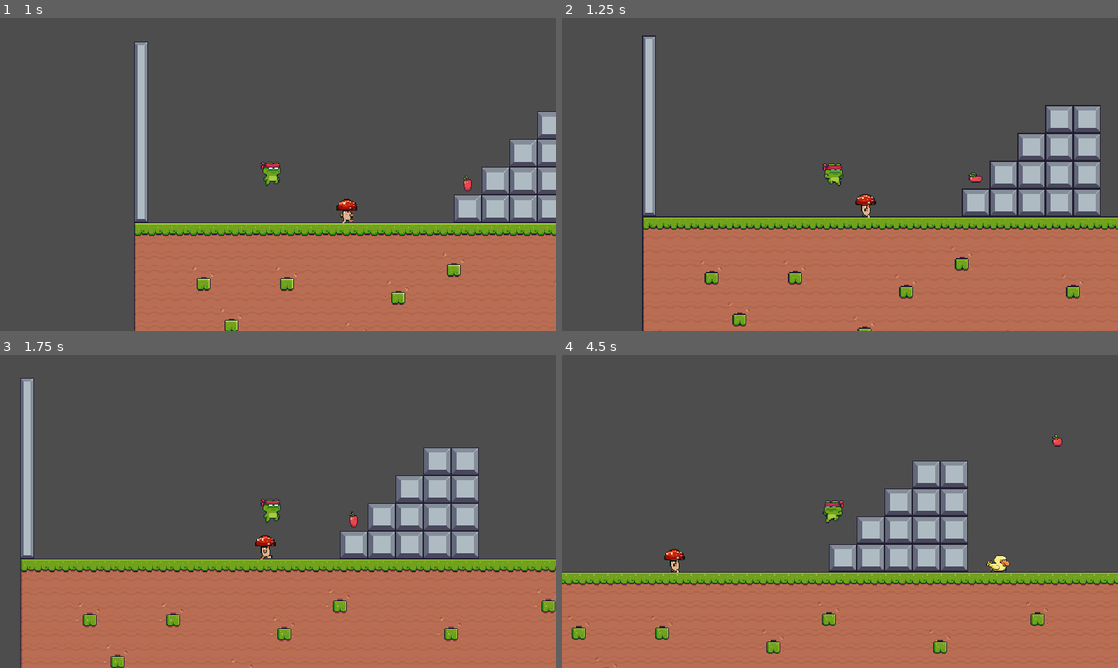
Above: before the commit, frames 1-4 (two rows, left to right).
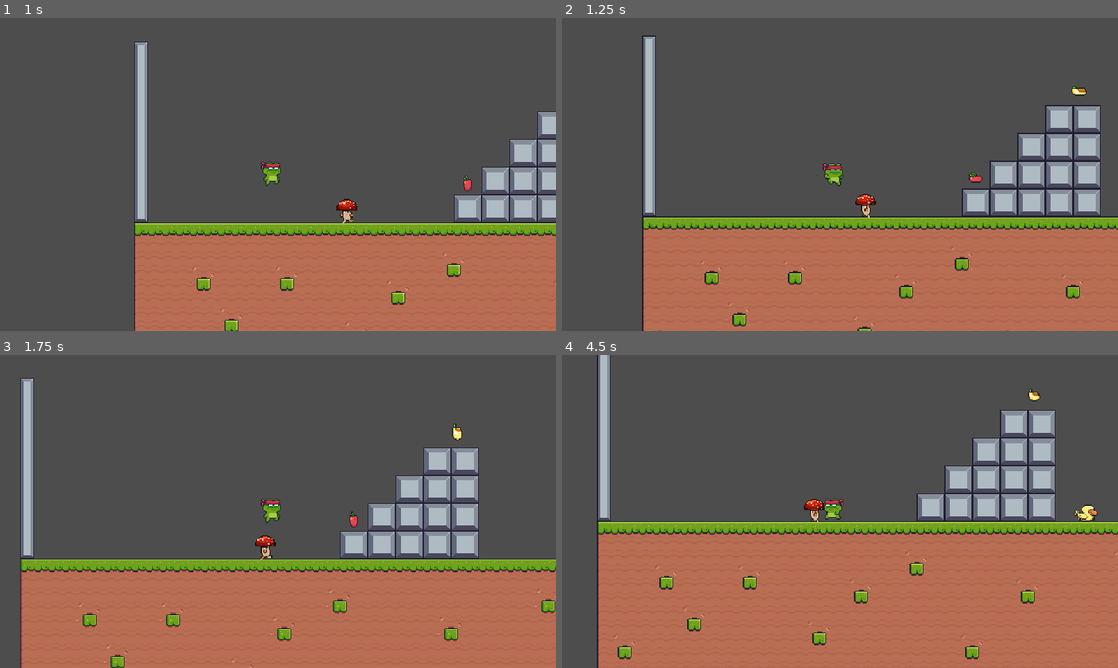
Above: after the commit, the same moments.

Repository: eduumach/first-godot-game
Game: Godot game, scene res://scenes/level_0.tscn
The game is run twice, just before and just after one commit, with the same random seed, the same clock (stepped at 60 frames per second) and the same inputs.
Inputs:
- Up to frame 1 (1 s): tap Enter (ui_accept) at 0.5 s; hold Right (ui_right) from 0.53 s (still down); tap Space (jump) at 0.77 s
- Up to frame 2 (1.25 s): keep holding Right (ui_right)
- Up to frame 3 (1.75 s): keep holding Right (ui_right); tap Space (jump) at 1.52 s
- Up to frame 4 (4.5 s): release Right (ui_right) at 2.03 s; hold Left (ui_left) 2.03-2.78 s; hold Right (ui_right) 2.78-4.28 s; tap Space (jump) at 3.02, 3.77 s; hold Left (ui_left) from 4.28 s (still down)

Frame 1 is identical in both runs. In frame 2, less than 0.1% of the frame differs, in the area x 91-95%, y 21-25%; in frame 3, less than 0.1%; in frame 4, 31%, in the area x 0-100%, y 0-100%.

Commit message:
feat: add chicken enemy and enhance fruit randomization

Diff:
--- /dev/null
+++ b/scenes/enimy/chicken.tscn
@@ -0,0 +1,128 @@
+[gd_scene load_steps=19 format=3 uid="uid://dnkababljbalt"]
+
+[ext_resource type="Script" uid="uid://bhgjrvaxr442p" path="res://scenes/enimy/mushroom.gd" id="1_8rlmc"]
+[ext_resource type="Texture2D" uid="uid://bc1aijmt7y7ju" path="res://assets/Enemy/Chicken/Run (32x34).png" id="2_8rlmc"]
+
+[sub_resource type="AtlasTexture" id="AtlasTexture_nvat2"]
+atlas = ExtResource("2_8rlmc")
+region = Rect2(0, 0, 32, 34)
+
+[sub_resource type="AtlasTexture" id="AtlasTexture_uog1n"]
+atlas = ExtResource("2_8rlmc")
+region = Rect2(32, 0, 32, 34)
+
+[sub_resource type="AtlasTexture" id="AtlasTexture_huaoh"]
+atlas = ExtResource("2_8rlmc")
+region = Rect2(64, 0, 32, 34)
+
+[sub_resource type="AtlasTexture" id="AtlasTexture_es24y"]
+atlas = ExtResource("2_8rlmc")
+region = Rect2(96, 0, 32, 34)
+
+[sub_resource type="AtlasTexture" id="AtlasTexture_1uiwu"]
+atlas = ExtResource("2_8rlmc")
+region = Rect2(128, 0, 32, 34)
+
+[sub_resource type="AtlasTexture" id="AtlasTexture_11pg7"]
+atlas = ExtResource("2_8rlmc")
+region = Rect2(160, 0, 32, 34)
+
+[sub_resource type="AtlasTexture" id="AtlasTexture_eg7nd"]
+atlas = ExtResource("2_8rlmc")
+region = Rect2(192, 0, 32, 34)
+
+[sub_resource type="AtlasTexture" id="AtlasTexture_foi15"]
+atlas = ExtResource("2_8rlmc")
+region = Rect2(224, 0, 32, 34)
+
+[sub_resource type="AtlasTexture" id="AtlasTexture_jbhoq"]
+atlas = ExtResource("2_8rlmc")
+region = Rect2(256, 0, 32, 34)
+
+[sub_resource type="AtlasTexture" id="AtlasTexture_ix8cb"]
+atlas = ExtResource("2_8rlmc")
+region = Rect2(288, 0, 32, 34)
+
+[sub_resource type="AtlasTexture" id="AtlasTexture_kip0g"]
+atlas = ExtResource("2_8rlmc")
+region = Rect2(320, 0, 32, 34)
+
+[sub_resource type="AtlasTexture" id="AtlasTexture_7sn6h"]
+atlas = ExtResource("2_8rlmc")
+region = Rect2(352, 0, 32, 34)
+
+[sub_resource type="AtlasTexture" id="AtlasTexture_a7pr6"]
+atlas = ExtResource("2_8rlmc")
+region = Rect2(384, 0, 32, 34)
+
+[sub_resource type="AtlasTexture" id="AtlasTexture_7ldel"]
+atlas = ExtResource("2_8rlmc")
+region = Rect2(416, 0, 32, 34)
+
+[sub_resource type="SpriteFrames" id="SpriteFrames_11t0p"]
+animations = [{
+"frames": [{
+"duration": 1.0,
+"texture": SubResource("AtlasTexture_nvat2")
+}, {
+"duration": 1.0,
+"texture": SubResource("AtlasTexture_uog1n")
+}, {
+"duration": 1.0,
+"texture": SubResource("AtlasTexture_huaoh")
+}, {
+"duration": 1.0,
+"texture": SubResource("AtlasTexture_es24y")
+}, {
+"duration": 1.0,
+"texture": SubResource("AtlasTexture_1uiwu")
+}, {
+"duration": 1.0,
+"texture": SubResource("AtlasTexture_11pg7")
+}, {
+"duration": 1.0,
+"texture": SubResource("AtlasTexture_eg7nd")
+}, {
+"duration": 1.0,
+"texture": SubResource("AtlasTexture_foi15")
+}, {
+"duration": 1.0,
+"texture": SubResource("AtlasTexture_jbhoq")
+}, {
+"duration": 1.0,
+"texture": SubResource("AtlasTexture_ix8cb")
+}, {
+"duration": 1.0,
+"texture": SubResource("AtlasTexture_kip0g")
+}, {
+"duration": 1.0,
+"texture": SubResource("AtlasTexture_7sn6h")
+}, {
+"duration": 1.0,
+"texture": SubResource("AtlasTexture_a7pr6")
+}, {
+"duration": 1.0,
+"texture": SubResource("AtlasTexture_7ldel")
+}],
+"loop": true,
+"name": &"run",
+"speed": 16.0
+}]
+
+[sub_resource type="CapsuleShape2D" id="CapsuleShape2D_jokqs"]
+height = 22.0
+
+[node name="Chicken" type="CharacterBody2D"]
+script = ExtResource("1_8rlmc")
+
+[node name="AnimatedSprite2D" type="AnimatedSprite2D" parent="."]
+scale = Vector2(0.8, 0.8)
+sprite_frames = SubResource("SpriteFrames_11t0p")
+animation = &"run"
+frame_progress = 0.50082
+
+[node name="CollisionShape2D" type="CollisionShape2D" parent="."]
+position = Vector2(0, -1)
+shape = SubResource("CapsuleShape2D_jokqs")
+
+[node name="DirectionTimer" type="Timer" parent="."]
--- a/scenes/fruit_random.gd
+++ b/scenes/fruit_random.gd
@@ -1,11 +1,24 @@
 extends Node2D
 
+class_name FruitRandom
+@onready var animation_player: AnimationPlayer = $AnimationPlayer
+@onready var sprite_2d: Sprite2D = $Sprite2D
 
-# Called when the node enters the scene tree for the first time.
-func _ready() -> void:
-	pass # Replace with function body.
+signal fruit_eaten
+
+@export var list_fruits: Array[Texture2D]
 
 
-# Called every frame. 'delta' is the elapsed time since the previous frame.
+func _ready() -> void:
+	var n = randi_range(0, list_fruits.size()-1)
+	sprite_2d.texture = list_fruits[n]
+
+
+
 func _process(delta: float) -> void:
-	pass
+	animation_player.play("apple")
+
+
+func _on_area_2d_body_entered(body: Node2D) -> void:
+	fruit_eaten.emit()
+	queue_free()
--- a/scenes/fruit_random.tscn
+++ b/scenes/fruit_random.tscn
@@ -1,7 +1,15 @@
-[gd_scene load_steps=7 format=3 uid="uid://sk76k71qbfju"]
+[gd_scene load_steps=15 format=3 uid="uid://sk76k71qbfju"]
 
 [ext_resource type="Script" uid="uid://csi5qvun0noy2" path="res://scenes/fruit_random.gd" id="1_vceu4"]
 [ext_resource type="Texture2D" uid="uid://bqs3w6oyq4lxh" path="res://assets/Items/Fruits/Apple.png" id="2_gmr6b"]
+[ext_resource type="Texture2D" uid="uid://dsq2vm7te4g6y" path="res://assets/Items/Fruits/Orange.png" id="2_vceu4"]
+[ext_resource type="Texture2D" uid="uid://b3xji6lsdtm3r" path="res://assets/Items/Fruits/Bananas.png" id="3_flc2f"]
+[ext_resource type="Texture2D" uid="uid://b018cuijq8xcw" path="res://assets/Items/Fruits/Cherries.png" id="4_x57xx"]
+[ext_resource type="Texture2D" uid="uid://k8iisx3biixc" path="res://assets/Items/Fruits/Collected.png" id="5_47o8i"]
+[ext_resource type="Texture2D" uid="uid://cikr25m15smui" path="res://assets/Items/Fruits/Kiwi.png" id="6_7biwe"]
+[ext_resource type="Texture2D" uid="uid://dhvubu8lk4jfe" path="res://assets/Items/Fruits/Melon.png" id="7_vc4uv"]
+[ext_resource type="Texture2D" uid="uid://bjtcri4gtxunj" path="res://assets/Items/Fruits/Pineapple.png" id="9_hlvd3"]
+[ext_resource type="Texture2D" uid="uid://ckapdtnho13dn" path="res://assets/Items/Fruits/Strawberry.png" id="10_ryj5c"]
 
 [sub_resource type="Animation" id="Animation_t2alg"]
 length = 0.001
@@ -47,9 +55,10 @@
 
 [node name="Fruit Random" type="Node2D"]
 script = ExtResource("1_vceu4")
+list_fruits = Array[Texture2D]([ExtResource("2_gmr6b"), ExtResource("3_flc2f"), ExtResource("4_x57xx"), ExtResource("5_47o8i"), ExtResource("6_7biwe"), ExtResource("7_vc4uv"), ExtResource("2_vceu4"), ExtResource("9_hlvd3"), ExtResource("10_ryj5c")])
 
 [node name="Sprite2D" type="Sprite2D" parent="."]
-texture = ExtResource("2_gmr6b")
+texture = ExtResource("2_vceu4")
 hframes = 17
 
 [node name="AnimationPlayer" type="AnimationPlayer" parent="."]
--- a/scenes/level_0.gd
+++ b/scenes/level_0.gd
@@ -4,13 +4,15 @@
 @onready var itens: Node2D = $Itens
 
 var num_fruit:int = 0
+var initial_position = Vector2(60, 179)
 
 func _ready() -> void:
 	for item in itens.get_children():
-		if item is Fruit:
+		if item is Fruit or FruitRandom:
 			item.fruit_eaten.connect(_on_fruit_eaten)
 
 
 func _on_fruit_eaten():
 	num_fruit += 1
+	player.global_position = initial_position
 	print("Já comeu ", num_fruit)
--- a/scenes/level_0.tscn
+++ b/scenes/level_0.tscn
@@ -8,7 +8,9 @@
 [ext_resource type="Texture2D" uid="uid://c5aw6mmn267v5" path="res://assets/Main Characters/ninja_frog_spritesheet.png" id="5_qjcqe"]
 [ext_resource type="PackedScene" uid="uid://dalsendfxn0bi" path="res://scenes/fruit.tscn" id="7_rhhhf"]
 [ext_resource type="PackedScene" uid="uid://b6nswujfrgagg" path="res://scenes/enimy/mushroom.tscn" id="8_qjcqe"]
+[ext_resource type="PackedScene" uid="uid://sk76k71qbfju" path="res://scenes/fruit_random.tscn" id="8_sk60w"]
 [ext_resource type="PackedScene" uid="uid://u1upsankirfw" path="res://scenes/enimy/duck.tscn" id="9_jv3i5"]
+[ext_resource type="PackedScene" uid="uid://dnkababljbalt" path="res://scenes/enimy/chicken.tscn" id="10_ll25s"]
 
 [sub_resource type="CapsuleShape2D" id="CapsuleShape2D_rerym"]
 radius = 9.0
@@ -190,6 +192,9 @@
 [node name="Fruit4" parent="Itens" instance=ExtResource("7_rhhhf")]
 position = Vector2(1966, 299)
 
+[node name="Fruit Random" parent="Itens" instance=ExtResource("8_sk60w")]
+position = Vector2(510, 52)
+
 [node name="enemy" type="Node2D" parent="."]
 
 [node name="Mushroom" parent="enemy" instance=ExtResource("8_qjcqe")]
@@ -197,3 +202,9 @@
 
 [node name="Duck" parent="enemy" instance=ExtResource("9_jv3i5")]
 position = Vector2(690, 180)
+
+[node name="Chicken" parent="enemy" instance=ExtResource("10_ll25s")]
+position = Vector2(2241, 552)
+
+[node name="Chicken2" parent="enemy" instance=ExtResource("10_ll25s")]
+position = Vector2(2409, 358)
Not shown: 1 places in scenes/level_0.tscn that only renumber resources
